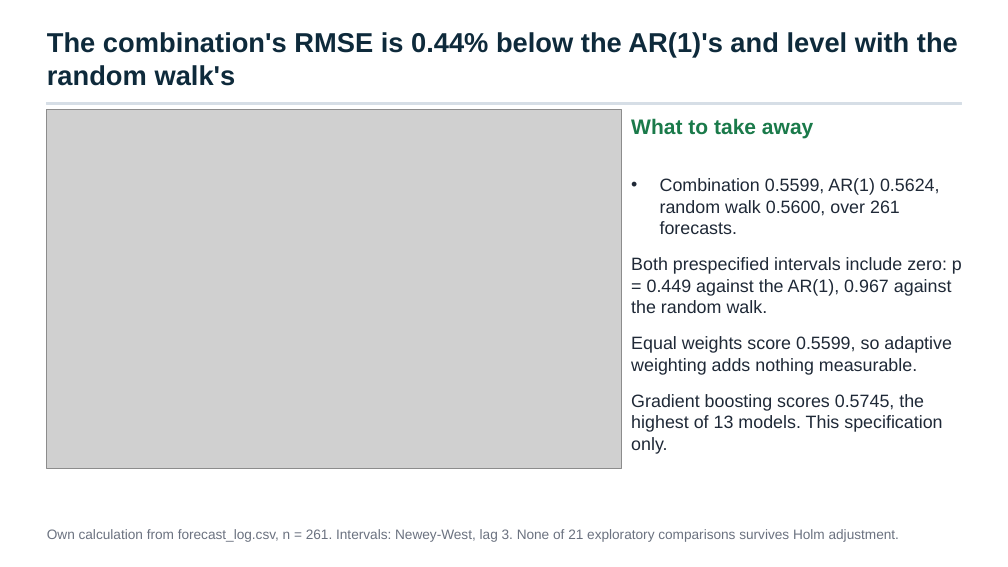
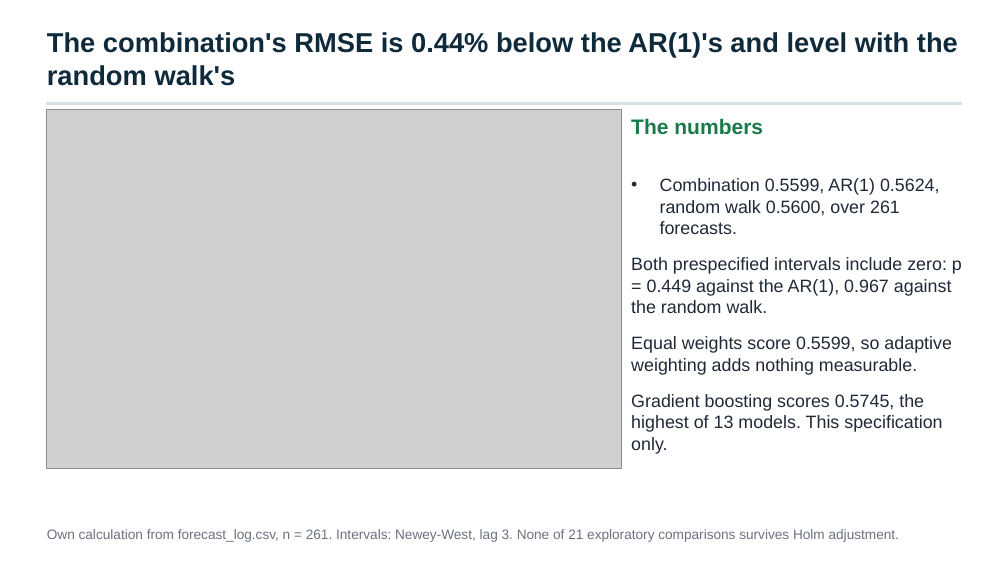
Before and after one commit to Aakashanil67/usdzar-forecasting, a slide deck: slide 5 of reports/presentation.pptx. Drawn at 1008x567 pixels with LibreOffice and Linux fonts; fonts in the diff are those of the drawing; grey boxes stand for pictures. Boxes give left, top, right and bottom in pixels: in the first picture for what was removed or moved away, otherwise in the second. Text is boxed around its words. In the diff, an @@ line names an element or a change of style, - is before the commit and + after.

```diff
--- a/reports/presentation.pptx
+++ b/reports/presentation.pptx
@@ text at bbox=[631, 118, 763, 135]: text changed @@
-What to take away
+The numbers
```
Also in this commit, not shown: 5 other slides changed, 22 other files.
